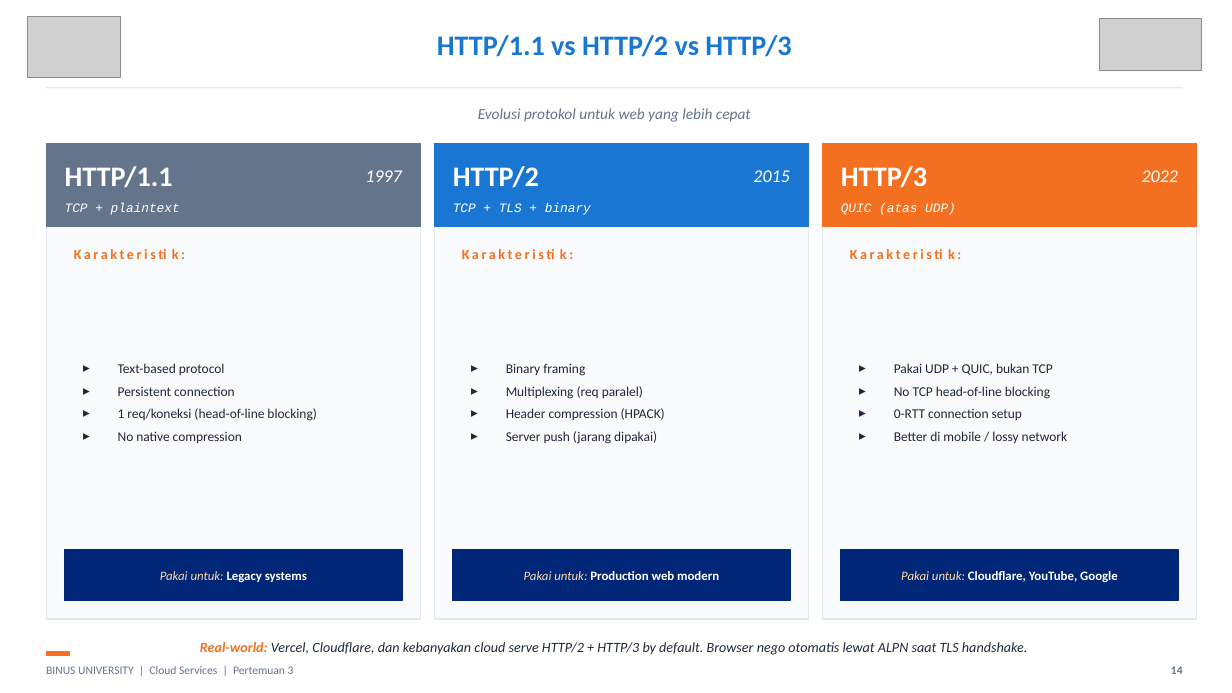
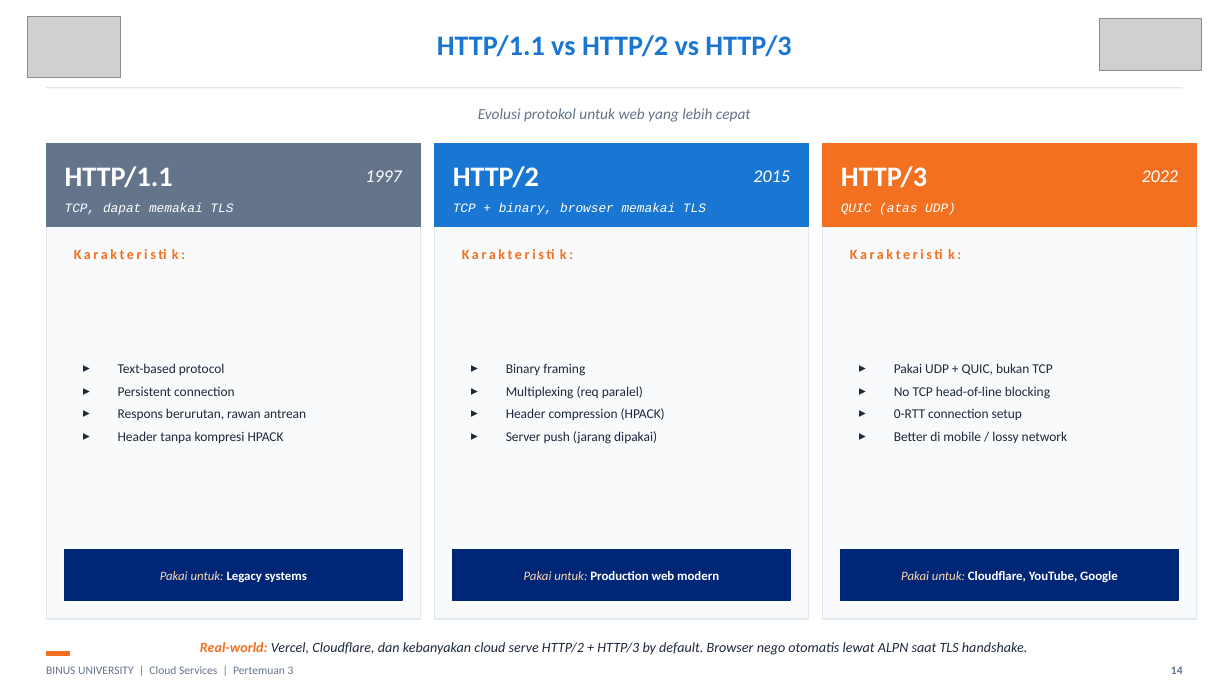
Before and after one commit to SeedFlora/meet3CloudService, a slide deck: slide 14 of slides/Teori_Pertemuan_03.pptx. Drawn at 1232x693 pixels with LibreOffice and Linux fonts; fonts in the diff are those of the drawing; grey boxes stand for pictures. Boxes give left, top, right and bottom in pixels: in the first picture for what was removed or moved away, otherwise in the second. Text is boxed around its words. In the diff, an @@ line names an element or a change of style, - is before the commit and + after.

```diff
--- a/slides/Teori_Pertemuan_03.pptx
+++ b/slides/Teori_Pertemuan_03.pptx
@@ text at (65, 203, 233, 215): text changed @@
-TCP + plaintext
+TCP, dapat memakai TLS
@@ text at (453, 203, 706, 215): text changed @@
-TCP + TLS + binary
+TCP + binary, browser memakai TLS
@@ text at (118, 408, 306, 443): text changed @@
-▸ 1 req/koneksi (head-of-line blocking)
-▸ No native compression
+▸ Respons berurutan, rawan antrean
+▸ Header tanpa kompresi HPACK
```
Also in this commit, not shown: 7 other files.
